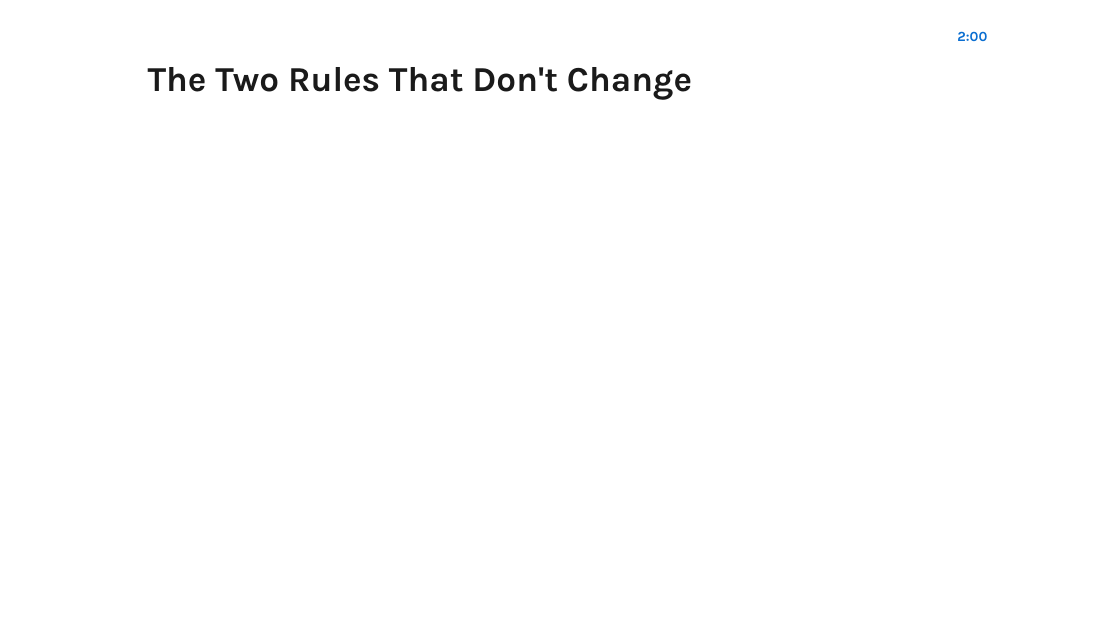
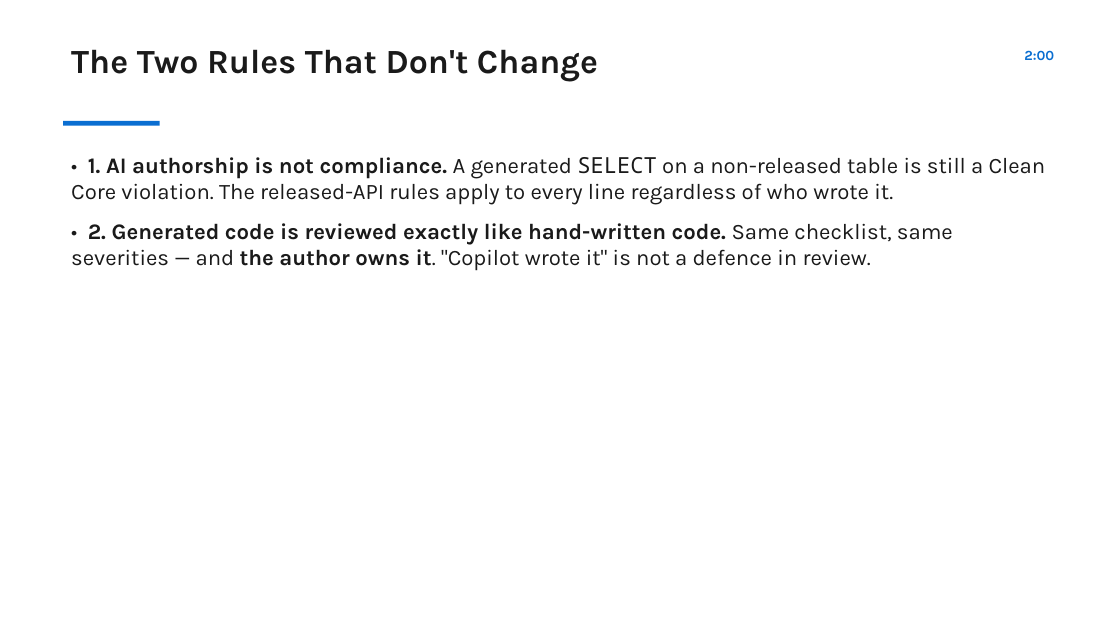
Before and after one commit to RJTechRamjee/sap-technical-assets, a slide deck: slide 12 of docs/coe-sessions/decks/COE-S01_2026-09-11_ai-assisted-abap.pptx. Drawn at 1120x630 pixels with LibreOffice and Linux fonts; fonts in the diff are those of the drawing. Boxes give left, top, right and bottom in pixels: in the first picture for what was removed or moved away, otherwise in the second. Text is boxed around its words. In the diff, an @@ line names an element or a change of style, - is before the commit and + after.

```diff
--- a/docs/coe-sessions/decks/COE-S01_2026-09-11_ai-assisted-abap.pptx
+++ b/docs/coe-sessions/decks/COE-S01_2026-09-11_ai-assisted-abap.pptx
@@ text "The Two Rules That Don't ...": place and size @@
-text "The Two Rules That Don't ..." at bbox=[148, 67, 692, 100]
+text "The Two Rules That Don't ..." at bbox=[71, 49, 598, 81]
@@ text "The Two Rules That Don't ..." at bbox=[71, 49, 598, 81]: size 30 to 29 pt; alignment centre to left; vertical alignment middle to top @@
@@ text "2:00": place and size @@
-text "2:00" at bbox=[957, 31, 987, 41]
+text "2:00" at bbox=[1024, 50, 1054, 60]
@@ text "2:00" at bbox=[1024, 50, 1054, 60]: alignment left to right @@
@@ rectangle added at bbox=[63, 121, 160, 126], fill #0A6ED1 @@
@@ text added at bbox=[71, 157, 1046, 271], 19 pt, text #1A1A1A @@
+• 1. AI authorship is not compliance. A generated SELECT on a non-released table is still a Clean Core violation. The released-API rules apply to every line regardless of who wrote it.
+• 2. Generated code is reviewed exactly like hand-written code. Same checklist, same severities — and the author owns it. "Copilot wrote it" is not a defence in review.
```
Also in this commit, not shown: 14 other slides changed.
